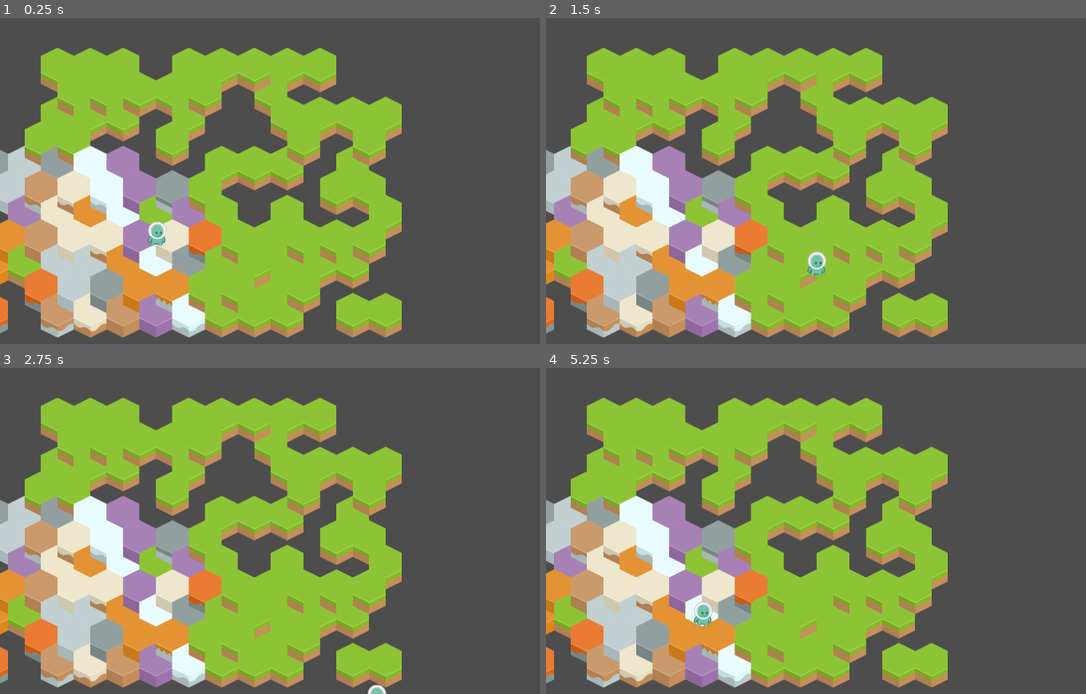
Above: before the commit, frames 1-4 (two rows, left to right).
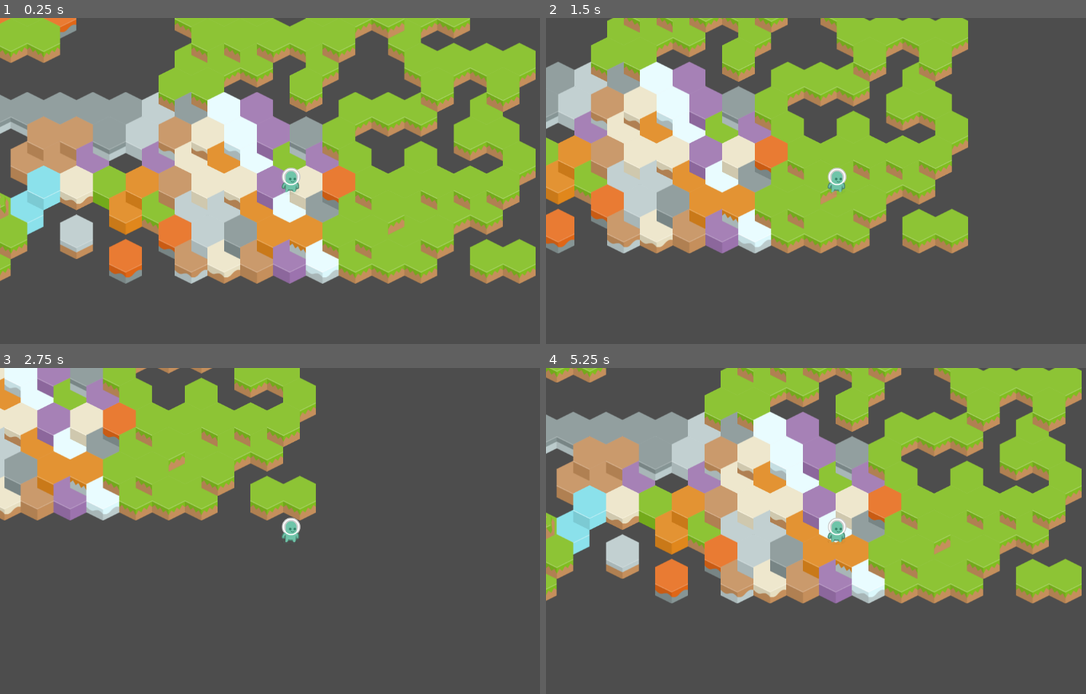
Above: after the commit, the same moments.

Repository: kevinlights/ChocoDriver
Game: Godot game, scene res://world.tscn
Two runs of this game, one before a commit and one after it. Both use one fixed random seed, a clock stepped at 60 frames per second and the inputs below.
Inputs:
- Up to frame 1 (0.25 s): no input
- Up to frame 2 (1.5 s): tap Enter at 0.5 s; hold Right (ui_right) 0.53-1.28 s; hold Down (ui_down) from 1.28 s (still down)
- Up to frame 3 (2.75 s): release Down (ui_down) at 2.03 s; hold Right (ui_right) from 2.03 s (still down)
- Up to frame 4 (5.25 s): release Right (ui_right) at 2.78 s; hold Up (ui_up) 2.78-3.53 s; hold Left (ui_left) 3.53-5.03 s; hold Down (ui_down) from 5.03 s (still down)

The runs differ from the first frame. In frame 1, 71% of the frame differs, in the area x 0-100%, y 0-98%; in frame 2, 58%; in frame 3, 55%; in frame 4, 74%.

Commit message:
:tada: Center camera on player

Diff:
--- a/godot/world.tscn
+++ b/godot/world.tscn
@@ -21,3 +21,6 @@
 
 [node name="Player" parent="." instance=ExtResource("2_21hk1")]
 position = Vector2(311, 431)
+
+[node name="Camera2d" type="Camera2D" parent="Player"]
+current = true
